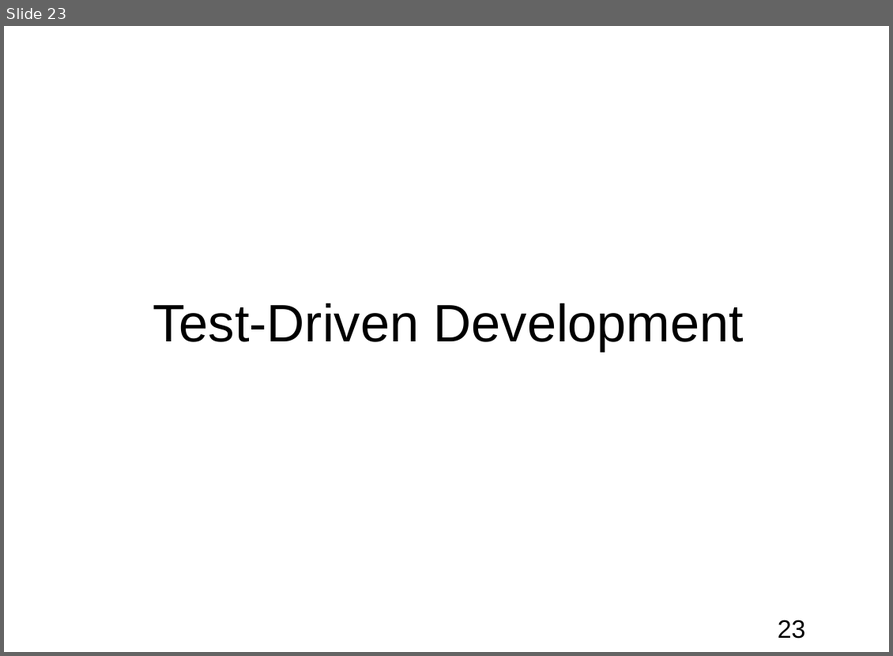
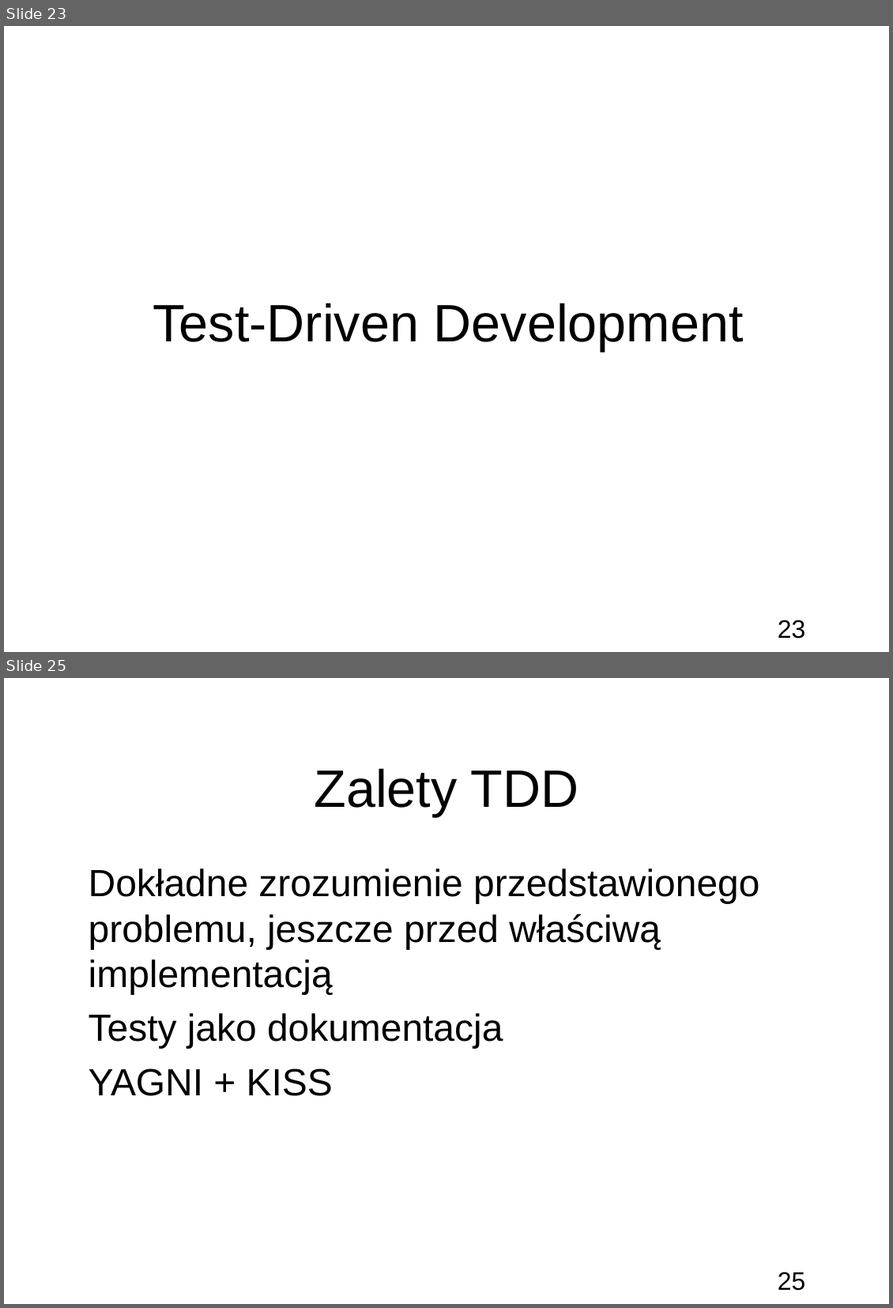
Before and after one commit to bercik/apt_seminar, a slide deck: prezentacja.odp. Shown one above the other, each under a label of ours: slide 23 before the commit, slides 23 and 25 after it; the slides between them are not shown. The pictures are 893x656 and 893x1308 pixels, drawn with LibreOffice and Linux fonts; fonts in the diff are those of the drawing; background and template pictures are left out. Boxes give left, top, right and bottom in pixels: in the first picture for what was removed or moved away, otherwise in the second. Text is boxed around its words. In the diff, an @@ line names an element or a change of style, - is before the commit and + after.

```diff
--- a/prezentacja.odp
+++ b/prezentacja.odp
@@ slide 25 added at box(4, 678, 889, 1304), background picture (left out); not listed: 1 template element that a slide beside it also shows @@
@@ title added at box(314, 768, 579, 816), 50 pt, text #000000 @@
+Zalety TDD
@@ subtitle added at box(89, 868, 759, 1096), 36 pt, text #000000 @@
+● Dokładne zrozumienie przedstawionego problemu, jeszcze przed właściwą implementacją
+● Testy jako dokumentacja
+● YAGNI + KISS
```
Also in this commit, not shown: 1 slide changed, 3 other slides added, 2 other files.
